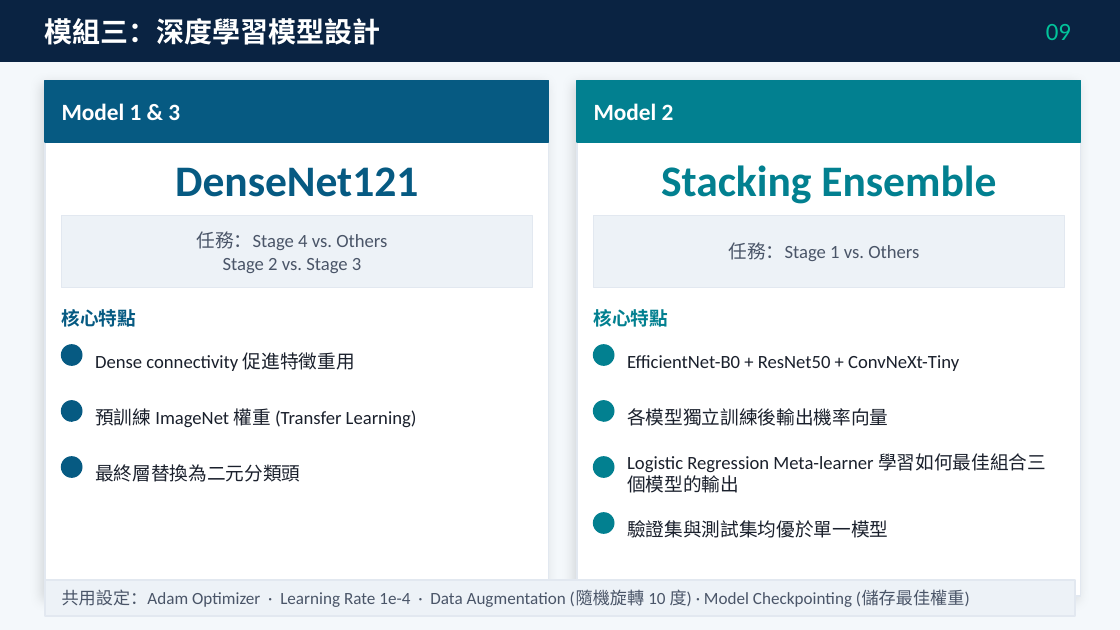
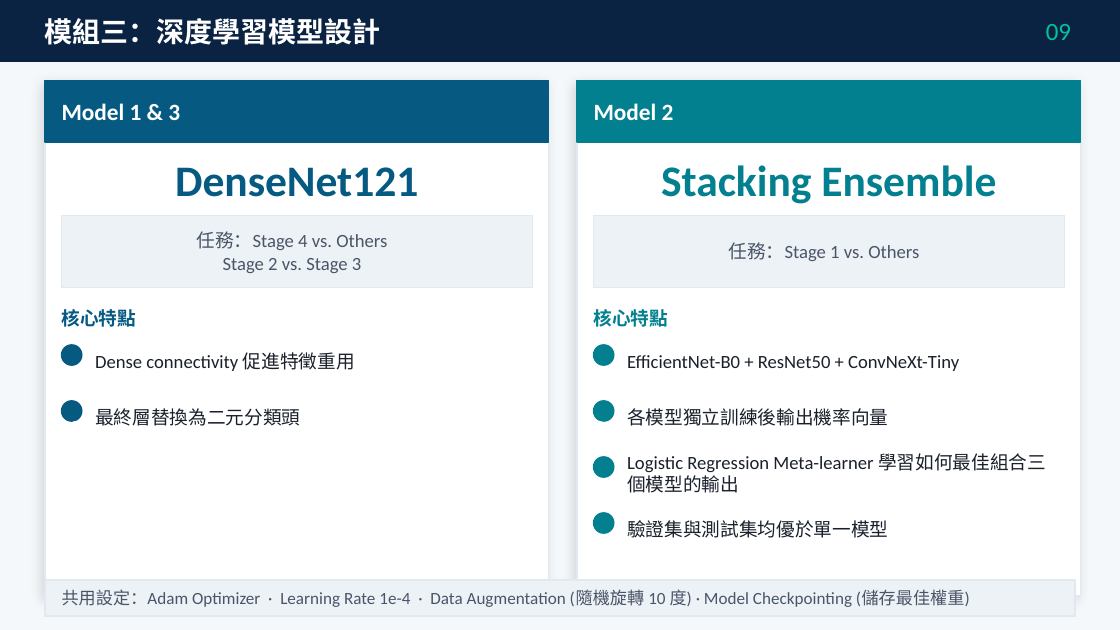
Before and after one commit to ericadgjl-huang/Renai-Hospital-DL-Project, a slide deck: slide 10 of Renai-Hospital_PresentationV4_final.pptx. Drawn at 1120x630 pixels with LibreOffice and Linux fonts; fonts in the diff are those of the drawing. Boxes give left, top, right and bottom in pixels: in the first picture for what was removed or moved away, otherwise in the second. Text is boxed around its words. In the diff, an @@ line names an element or a change of style, - is before the commit and + after.

```diff
--- a/Renai-Hospital_PresentationV4_final.pptx
+++ b/Renai-Hospital_PresentationV4_final.pptx
@@ text "最終層替換為二元分類頭": place and size @@
-text "最終層替換為二元分類頭" at (95, 464, 300, 482)
+text "最終層替換為二元分類頭" at (95, 408, 300, 426)
@@ text removed at (95, 408, 417, 427) @@
-預訓練 ImageNet 權重 (Transfer Learning)
@@ ellipse removed at (62, 457, 82, 477) @@
```
Also in this commit, not shown: 12 other slides changed.
